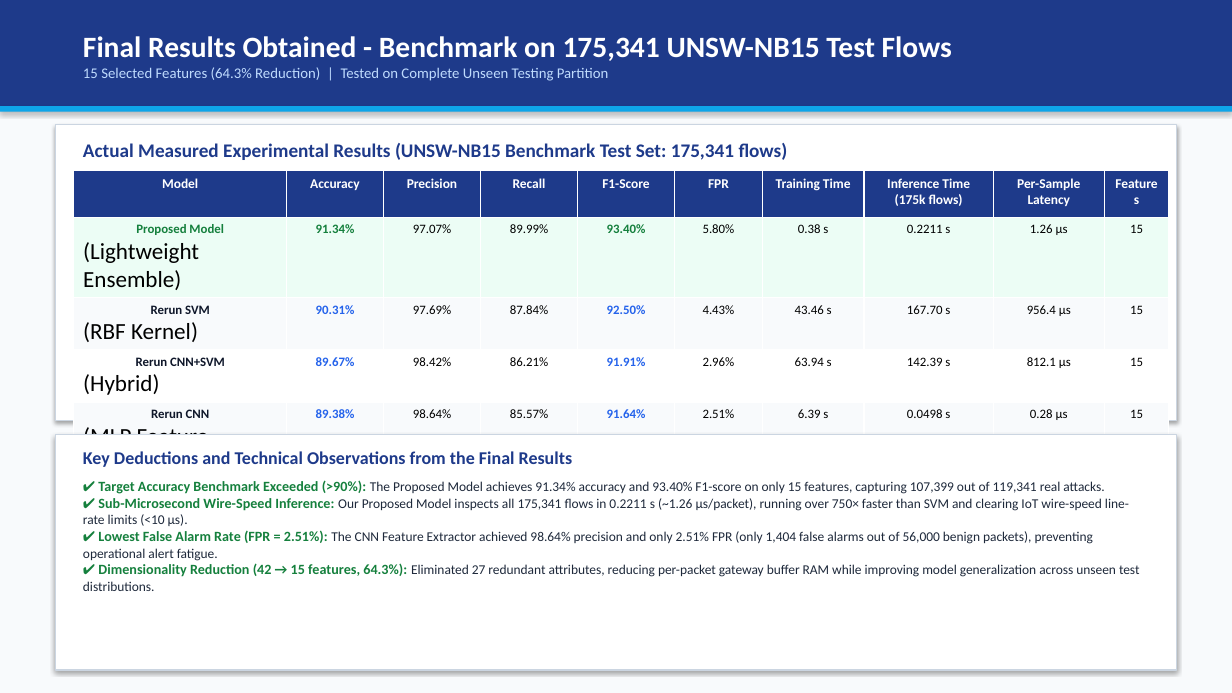
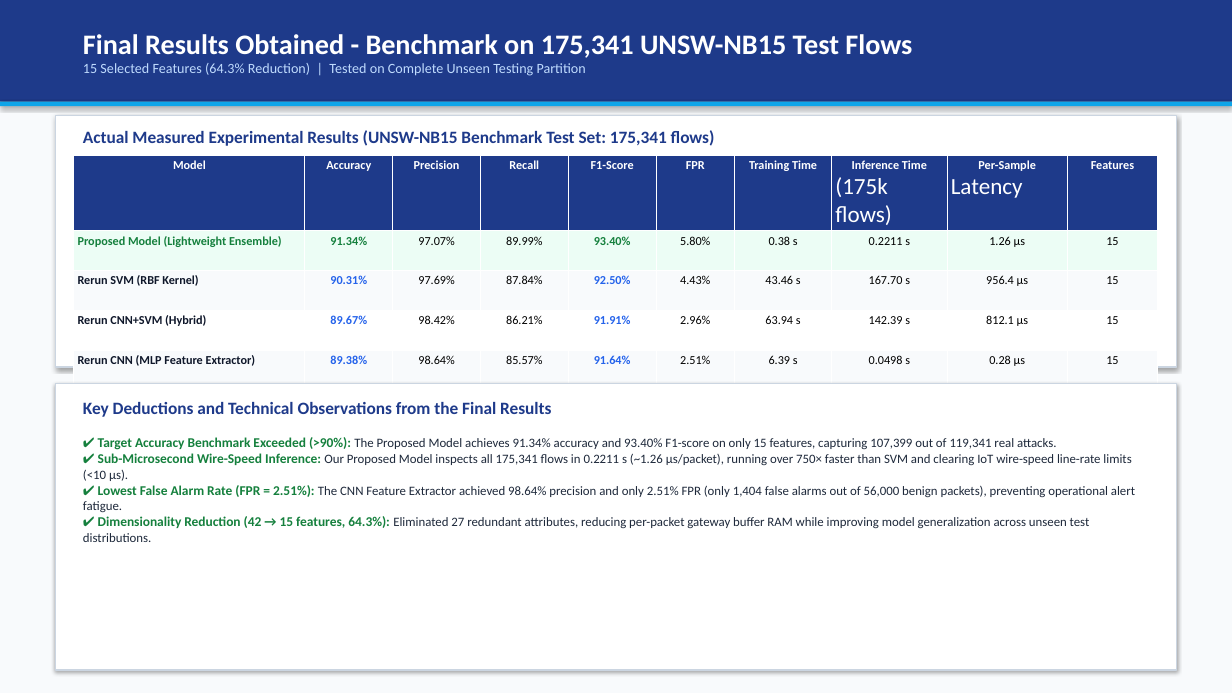
Before and after one commit to boringGuru347/DN-Project, a slide deck: slide 2 of midlab_ml_experiment/Data_Networks_Final_Evaluation_Presentation.pptx. Drawn at 1232x693 pixels with LibreOffice and Linux fonts; fonts in the diff are those of the drawing. Boxes give left, top, right and bottom in pixels: in the first picture for what was removed or moved away, otherwise in the second. Text is boxed around its words. In the diff, an @@ line names an element or a change of style, - is before the commit and + after.

Commit message:
fix(presentation): resolve table overlaps, text wrapping, axis label clashing, and 2x2 confusion matrix grid

```diff
--- a/midlab_ml_experiment/Data_Networks_Final_Evaluation_Presentation.pptx
+++ b/midlab_ml_experiment/Data_Networks_Final_Evaluation_Presentation.pptx
@@ rectangle: place and size @@
-rectangle at (0, 0, 1232, 106)
+rectangle at (0, 0, 1232, 102)
@@ text "Final Results Obtained - Benchmark ..." at (83, 34, 912, 76): size 23 to 22 pt in "Final Results Obtained - Benchmark on 175,341 ..."; size 11.5 to 11 pt in "15 Selected Features (64.3% Reduction) | Tested ..." @@
@@ rectangle: place and size @@
-rectangle at (0, 106, 1232, 112)
+rectangle at (0, 102, 1232, 106)
@@ rectangle at (55, 116, 1177, 367): outline #CBD5E1 1.2 pt to #CBD5E1 1.1 pt @@
@@ rectangle: place and size @@
-rectangle at (55, 125, 1177, 421)
+rectangle at (55, 116, 1177, 367)
@@ text "Actual Measured Experimental Results (UNSW-NB15 ...": place and size @@
-text "Actual Measured Experimental Results (UNSW-NB15 ..." at (83, 143, 788, 160)
+text "Actual Measured Experimental Results (UNSW-NB15 ..." at (83, 130, 715, 146)
@@ text "Actual Measured Experimental Results (UNSW-NB15 ..." at (83, 130, 715, 146): size 15 to 13.5 pt @@
@@ table at (74, 155, 1158, 370) @@
-row 1, column 8: Inference Time (175k flows)
+row 1, column 8: Inference Time / (175k flows)
-row 1, column 9: Per-Sample Latency
+row 1, column 9: Per-Sample / Latency
-row 2, column 1: Proposed Model / (Lightweight Ensemble)
+row 2, column 1: Proposed Model (Lightweight Ensemble)
-row 3, column 1: Rerun SVM / (RBF Kernel)
+row 3, column 1: Rerun SVM (RBF Kernel)
-row 4, column 1: Rerun CNN+SVM / (Hybrid)
+row 4, column 1: Rerun CNN+SVM (Hybrid)
-row 5, column 1: Rerun CNN / (MLP Feature Extractor)
+row 5, column 1: Rerun CNN (MLP Feature Extractor)
@@ size 10.5 to 9.5 pt in "Model", "Accuracy", "Precision", "Recall" and 4 more places @@
@@ size 10 to 9.5 pt in "91.34%", "97.07%", "89.99%", "93.40%" and 32 more places @@
@@ table: place and size @@
-table at (74, 171, 1169, 471)
+table at (74, 155, 1158, 370)
@@ rectangle: place and size @@
-rectangle at (55, 434, 1177, 670)
+rectangle at (55, 384, 1177, 670)
@@ rectangle at (55, 384, 1177, 670): outline #CBD5E1 1.2 pt to #CBD5E1 1.1 pt @@
@@ text "Key Deductions and Technical Observations ...": place and size @@
-text "Key Deductions and Technical Observations ..." at (83, 451, 573, 467)
+text "Key Deductions and Technical Observations ..." at (83, 402, 551, 417)
@@ text "Key Deductions and Technical Observations ..." at (83, 402, 551, 417): size 14 to 13.5 pt @@
@@ text "✔ Target Accuracy Benchmark Exceeded ...": place and size @@
-text "✔ Target Accuracy Benchmark Exceeded ..." at (83, 480, 1140, 591)
+text "✔ Target Accuracy Benchmark Exceeded ..." at (83, 437, 1135, 542)
@@ text "✔ Target Accuracy Benchmark Exceeded ..." at (83, 437, 1135, 542): size 11 to 10.5 pt in "✔ Target Accuracy Benchmark Exceeded (>90%):", "✔ Sub-Microsecond Wire-Speed Inference:", "✔ Lowest False Alarm Rate (FPR = ...", "✔ Dimensionality Reduction (42 → 15 features, ..."; size 10.5 to 10 pt in "The Proposed Model achieves 91.34% accuracy and ...", "Our Proposed Model inspects all 175,341 flows ...", "The CNN Feature Extractor achieved 98.64% precision ...", "Eliminated 27 redundant attributes, reducing per-packet gate ..." @@
```
Also in this commit, not shown: 3 other slides changed, 9 other files.
